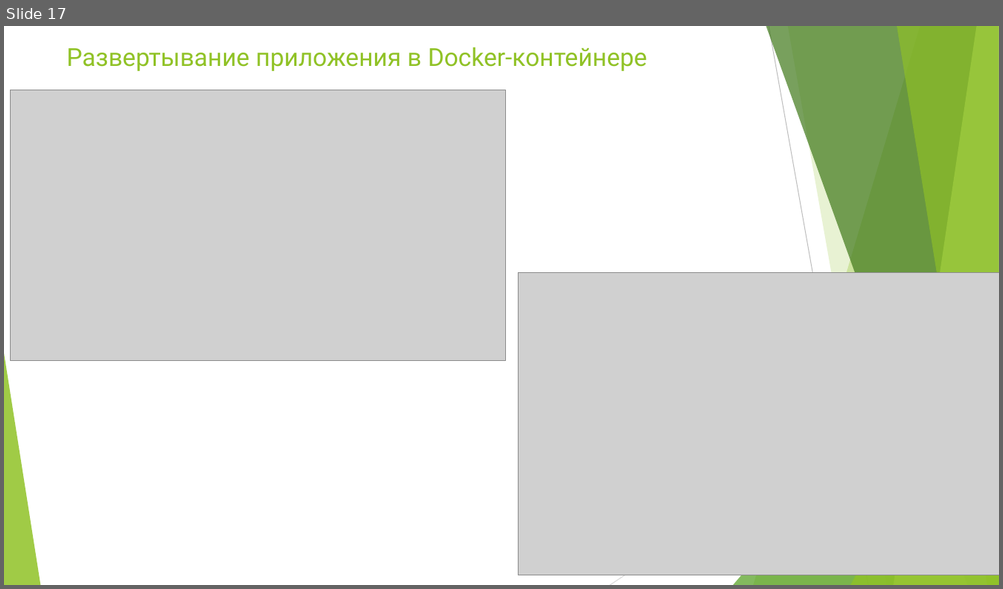
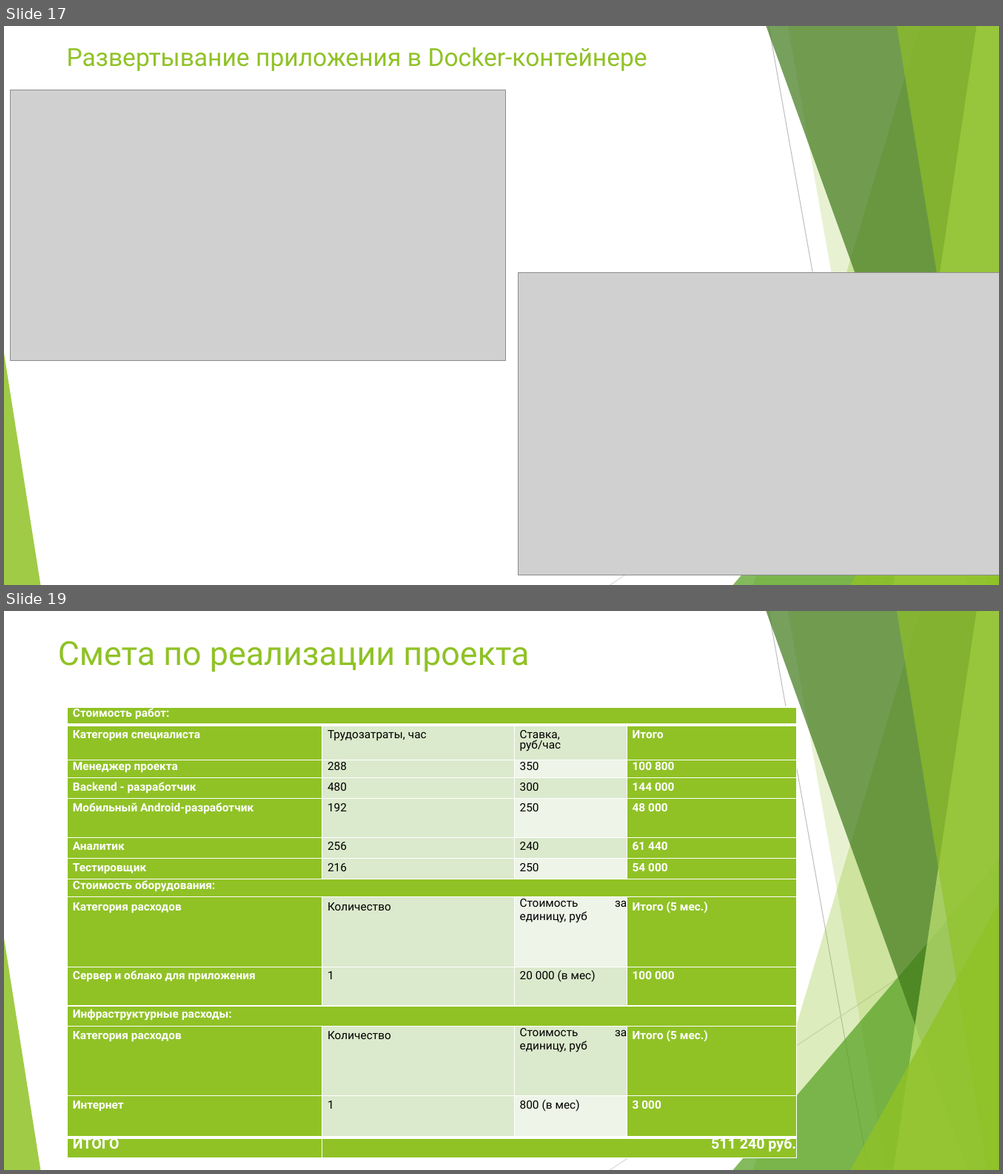
Before and after one commit to Tigeroff2002/Labs, a slide deck: Диплом/PRI-120-VKR-Presentation-Parakhin.pptx. Shown one above the other, each under a label of ours: slide 17 before the commit, slides 17 and 19 after it; the slides between them are not shown. The pictures are 1003x589 and 1003x1174 pixels, drawn with LibreOffice and Linux fonts; fonts in the diff are those of the drawing; grey boxes stand for pictures. Boxes give left, top, right and bottom in pixels: in the first picture for what was removed or moved away, otherwise in the second. Text is boxed around its words. In the diff, an @@ line names an element or a change of style, - is before the commit and + after.

```diff
--- a/Диплом/PRI-120-VKR-Presentation-Parakhin.pptx
+++ b/Диплом/PRI-120-VKR-Presentation-Parakhin.pptx
@@ slide 19 added at bbox=[4, 611, 999, 1170], background #FFFFFF; not listed: 10 template elements that a slide beside it also shows @@
@@ title added at bbox=[58, 641, 529, 672], 32 pt, text #90C226 @@
+Смета по реализации проекта
@@ table added at bbox=[68, 707, 797, 1159], 14 rows, 4 columns @@
+Стоимость работ: |  |  | 
+Категория специалиста | Трудозатраты, час | Ставка, / руб/час | Итого
+Менеджер проекта | 288 | 350 | 100 800
+Backend - разработчик | 480 | 300 | 144 000
+Мобильный Android-разработчик | 192 | 250 | 48 000
+Аналитик | 256 | 240 | 61 440
+Тестировщик | 216 | 250 | 54 000
+Стоимость оборудования: |  |  | 
+Категория расходов | Количество | Стоимость за единицу, руб | Итого (5 мес.)
+Сервер и облако для приложения | 1 | 20 000 (в мес) | 100 000
+Инфраструктурные расходы: |  |  | 
+Категория расходов | Количество | Стоимость за единицу, руб | Итого (5 мес.)
+Интернет | 1 | 800 (в мес) | 3 000
+ИТОГО | 511 240 руб. |  | 
```
Also in this commit, not shown: 11 slides changed, 2 other slides added, 4 slides removed, 20 other files.
